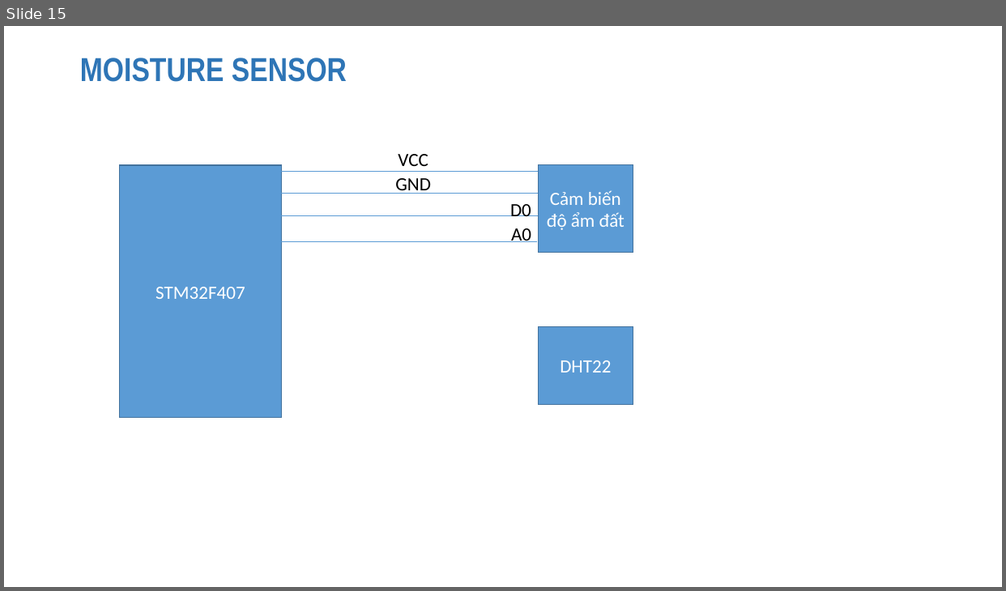
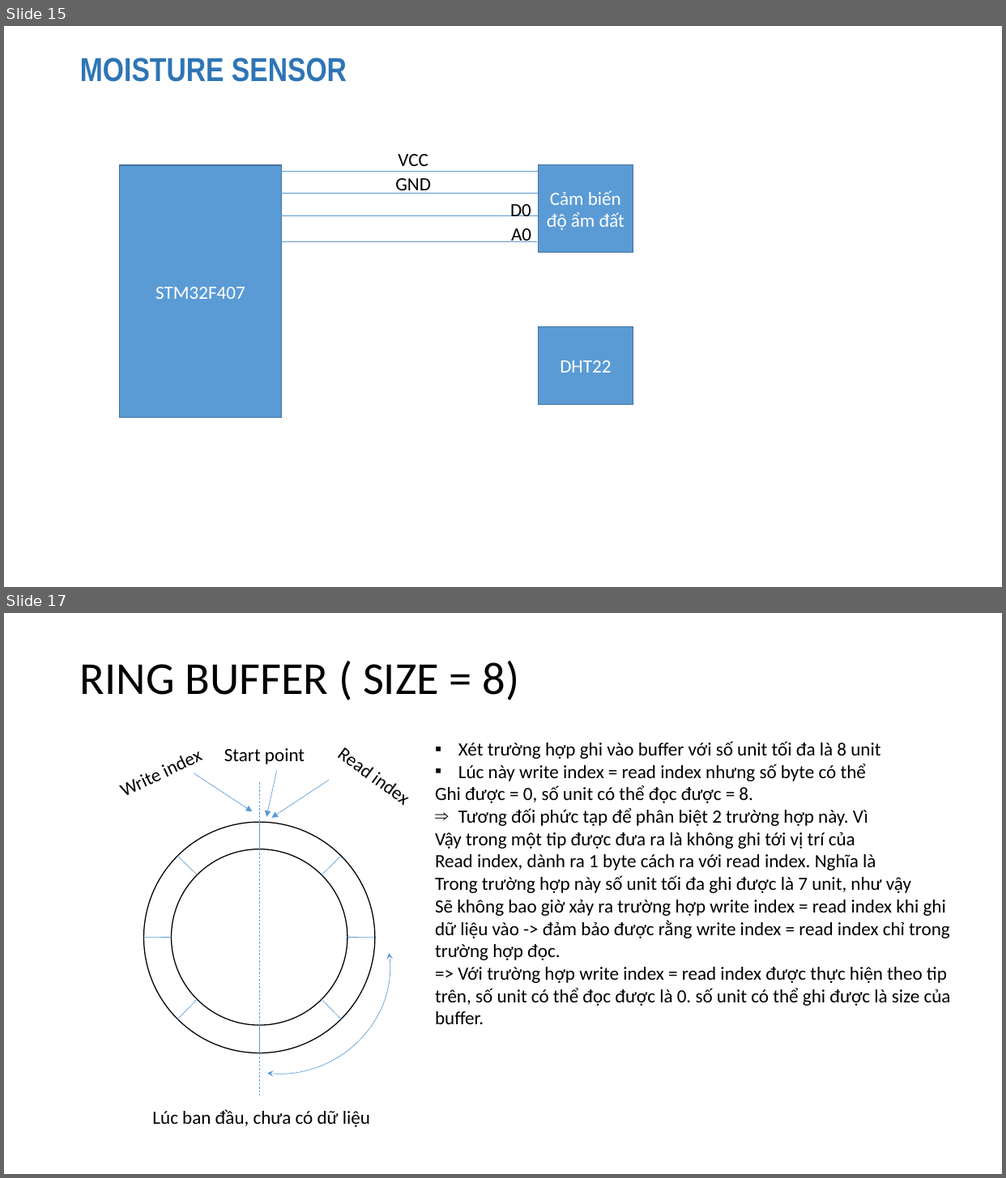
Before and after one commit to tearpolaris/Thesis, a slide deck: Slide/Connetc_IOT.pptx. Shown one above the other, each under a label of ours: slide 15 before the commit, slides 15 and 17 after it; the slides between them are not shown. The pictures are 1006x591 and 1006x1178 pixels, drawn with LibreOffice and Linux fonts; fonts in the diff are those of the drawing. Boxes give left, top, right and bottom in pixels: in the first picture for what was removed or moved away, otherwise in the second. Text is boxed around its words. In the diff, an @@ line names an element or a change of style, - is before the commit and + after.

```diff
--- a/Slide/Connetc_IOT.pptx
+++ b/Slide/Connetc_IOT.pptx
@@ slide 17 added at (4, 613, 1002, 1174), background #FFFFFF @@
@@ title added at (80, 661, 520, 700), 44 pt, text #000000 @@
+RING BUFFER ( SIZE = 8)
@@ text added at (108, 736, 215, 807), 18 pt, text #000000 @@
+Write index
@@ text added at (224, 748, 305, 764), 18 pt, text #000000 @@
+Start point
@@ text added at (326, 735, 428, 820), 18 pt, text #000000 @@
+Read index
@@ text added at (435, 741, 951, 1024), 18 pt, text #000000 @@
+▪ Xét trường hợp ghi vào buffer với số unit tối đa là 8 unit
+▪ Lúc này write index = read index nhưng số byte có thể
+Ghi được = 0, số unit có thể đọc được = 8.
+⇒ Tương đối phức tạp để phân biệt 2 trường hợp này. Vì
+Vậy trong một tip được đưa ra là không ghi tới vị trí của
+Read index, dành ra 1 byte cách ra với read index. Nghĩa là
+Trong trường hợp này số unit tối đa ghi được là 7 unit, như vậy
+Sẽ không bao giờ xảy ra trường hợp write index = read index khi ghi dữ liệu vào -> đảm bảo được rằng write index = read index chỉ trong trường hợp đọc.
+=> Với trường hợp write index = read index được thực hiện theo tip trên, số unit có thể đọc được là 0. số unit có thể ghi được là size của buffer.
@@ arrow added from (194, 774) to (253, 812), #5B9BD5 0.5 pt @@
@@ line added from (259, 782) to (259, 1097), #5B9BD5 0.5 pt dashed @@
@@ arrow added from (276, 771) to (266, 817), #5B9BD5 0.5 pt @@
@@ arrow added from (329, 780) to (272, 818), #5B9BD5 0.5 pt @@
@@ ellipse added at (144, 822, 375, 1053), outline #000000 1 pt @@
@@ line added from (259, 822) to (259, 850), #5B9BD5 0.5 pt @@
@@ arc (boxed as its full ellipse) added at (151, 841, 428, 1113), outline #5B9BD5 0.5 pt @@
@@ ellipse added at (172, 850, 347, 1025), fill #FFFFFF, outline #000000 1 pt @@
@@ line added from (177, 856) to (197, 875), #5B9BD5 0.5 pt @@
@@ line added from (341, 856) to (322, 875), #5B9BD5 0.5 pt @@
@@ line added from (144, 938) to (172, 937), #5B9BD5 0.5 pt @@
@@ line added from (347, 937) to (375, 938), #5B9BD5 0.5 pt @@
@@ line added from (197, 1000) to (177, 1020), #5B9BD5 0.5 pt @@
@@ line added from (322, 1000) to (341, 1020), #5B9BD5 0.5 pt @@
@@ line added from (259, 1025) to (259, 1053), #5B9BD5 0.5 pt @@
@@ text added at (152, 1110, 370, 1127), 18 pt, text #000000 @@
+Lúc ban đầu, chưa có dữ liệu
```
Also in this commit, not shown: 5 other slides added, 1 other file.
